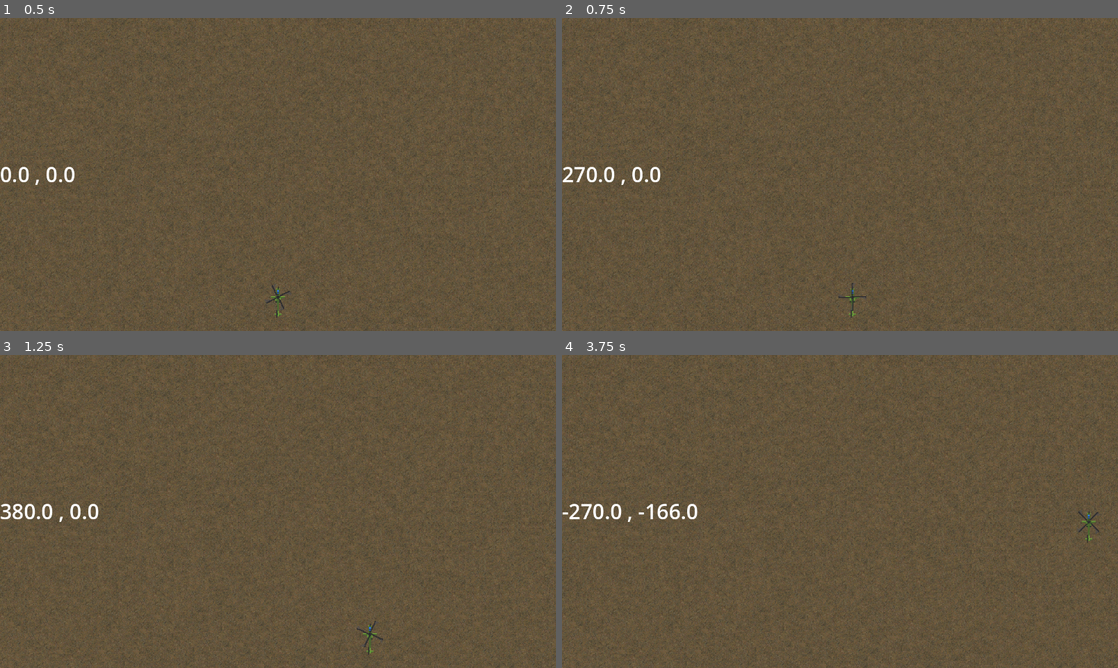
Above: before the commit, frames 1-4 (two rows, left to right).
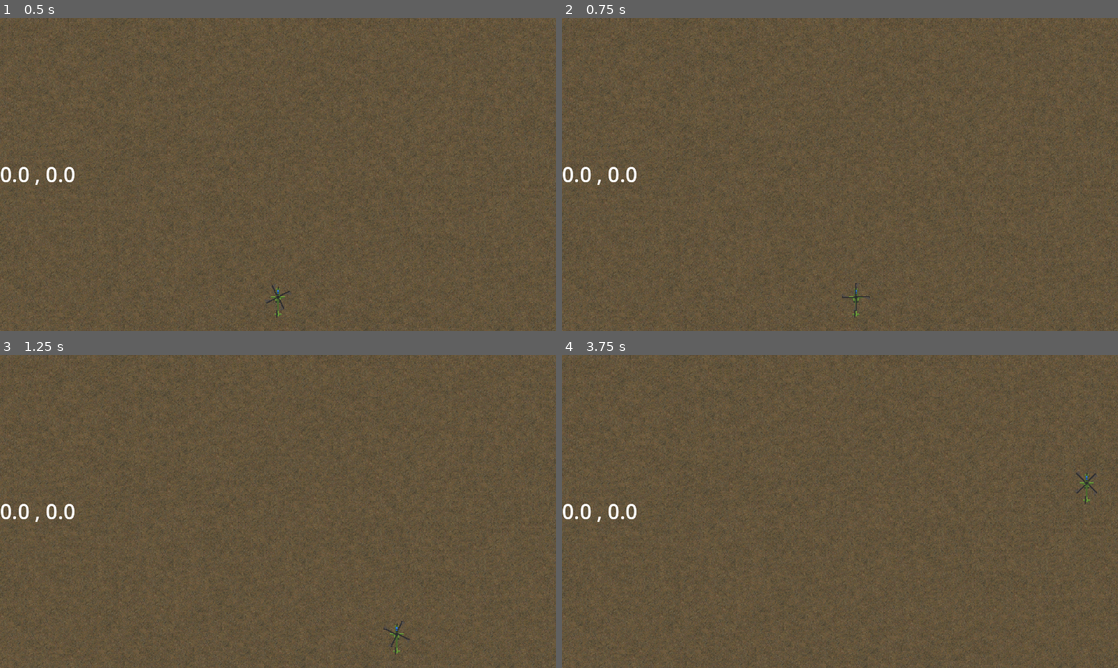
Above: after the commit, the same moments.

Repository: WetNoodleSoft/helirush
Game: Godot game, scene res://Scenes/world.tscn
Same seed, same stepped clock (60 frames per second), same inputs: the game is played once before the commit and once after it.
Inputs:
- Up to frame 1 (0.5 s): no input
- Up to frame 2 (0.75 s): hold D (Right) from 0.53 s (still down)
- Up to frame 3 (1.25 s): keep holding D (Right)
- Up to frame 4 (3.75 s): release D (Right) at 1.28 s; hold S (Back) 1.28-2.03 s; hold D (Right) 2.03-2.78 s; hold W (Forward) 2.78-3.53 s; hold A (Left) from 3.53 s (still down)

Frame 1 is identical in both runs. In frame 2, 0.5% of the frame differs, in the area x 0-56%, y 47-96%; in frame 3, 0.6%; in frame 4, 0.8%, in the area x 0-97%, y 37-60%.

Commit message:
v 0.0.3
Updated character motion control script, exp decay deceleration, etc.

Diff:
--- a/Scenes/chopper.gd
+++ /dev/null
@@ -1,41 +0,0 @@
-extends CharacterBody2D
-
-@export var acceleration: float = 35.0
-@export var top_speed: float = 400.0
-@export var friction: float = 5.0
-
-
-func _physics_process(delta: float) -> void:
-	_get_input()
-	_decelerate()
-	var collision_info = move_and_collide(velocity * delta, true)
-	if collision_info:
-		_collision_handler(collision_info)
-	move_and_collide(velocity * delta)
-
-
-func _get_input() -> void:
-	if Input.is_action_pressed("Left") && (velocity.x > -top_speed):
-		velocity.x -= acceleration
-	if Input.is_action_pressed("Right"):
-		if velocity.x < top_speed:
-			velocity.x += acceleration
-	if Input.is_action_pressed("Forward"):
-		if velocity.y > -top_speed:
-			velocity.y -= acceleration
-	if Input.is_action_pressed("Back"):
-		if velocity.y < top_speed:
-			velocity.y += acceleration
-	return
-
-
-func _decelerate() -> void:
-	velocity = lerp(velocity, Vector2(0.0, 0.0), 0.07)
-
-
-func _collision_handler(collision_info) -> void:
-	var collision_normal = Vector2(collision_info.get_normal())
-	var velocity_along_normal: float = velocity.dot(collision_normal)
-	if velocity_along_normal < 0:
-		velocity -= (collision_normal * velocity_along_normal)
-	return
--- a/Scenes/chopper.tscn
+++ b/Scenes/chopper.tscn
@@ -1,6 +1,6 @@
 [gd_scene load_steps=16 format=3 uid="uid://b48kn57hjcjwv"]
 
-[ext_resource type="Script" uid="uid://bnkx1ktuaaghu" path="res://Scenes/chopper.gd" id="1_lnx5k"]
+[ext_resource type="Script" uid="uid://bnkx1ktuaaghu" path="res://Scripts/motion_controller.gd" id="1_lnx5k"]
 [ext_resource type="Texture2D" uid="uid://bybnf30sn4avr" path="res://Assets/Sprites/chopper_body.png" id="2_41gt4"]
 [ext_resource type="Texture2D" uid="uid://bsqv2dh8m4ha0" path="res://Assets/Sprites/main_rotor_sprites.png" id="3_eo7ii"]
 [ext_resource type="Texture2D" uid="uid://drde11g1r6ahy" path="res://Assets/Sprites/tail_rotor_sprites.png" id="4_0d1k1"]
@@ -11,22 +11,23 @@
 
 [sub_resource type="CircleShape2D" id="CircleShape2D_fhhv0"]
 
-[sub_resource type="Animation" id="Animation_lnx5k"]
-resource_name = "flying"
-length = 0.133337
-loop_mode = 1
-tracks/0/type = "value"
-tracks/0/imported = false
-tracks/0/enabled = true
-tracks/0/path = NodePath("MainRotor:frame")
-tracks/0/interp = 1
-tracks/0/loop_wrap = true
-tracks/0/keys = {
-"times": PackedFloat32Array(0, 0.0333333, 0.0666667, 0.1),
-"transitions": PackedFloat32Array(1, 1, 1, 1),
-"update": 1,
-"values": [1, 2, 3, 0]
-}
+[sub_resource type="AnimationNodeAdd2" id="AnimationNodeAdd2_eo7ii"]
+
+[sub_resource type="AnimationNodeAnimation" id="AnimationNodeAnimation_0d1k1"]
+animation = &"missiles_ready"
+
+[sub_resource type="AnimationNodeAnimation" id="AnimationNodeAnimation_vq2g5"]
+animation = &"flying"
+
+[sub_resource type="AnimationNodeBlendTree" id="AnimationNodeBlendTree_mrwl7"]
+nodes/Add2/node = SubResource("AnimationNodeAdd2_eo7ii")
+nodes/Add2/position = Vector2(571.02, 261.293)
+nodes/Animation/node = SubResource("AnimationNodeAnimation_vq2g5")
+nodes/Animation/position = Vector2(120, 200)
+"nodes/Animation 2/node" = SubResource("AnimationNodeAnimation_0d1k1")
+"nodes/Animation 2/position" = Vector2(185.174, 413.293)
+nodes/output/position = Vector2(740, 180)
+node_connections = [&"Add2", 0, &"Animation", &"Add2", 1, &"Animation 2", &"output", 0, &"Add2"]
 
 [sub_resource type="Animation" id="Animation_ndiff"]
 length = 0.001
@@ -53,6 +54,23 @@
 "transitions": PackedFloat32Array(1),
 "update": 1,
 "values": [3]
+}
+
+[sub_resource type="Animation" id="Animation_lnx5k"]
+resource_name = "flying"
+length = 0.133337
+loop_mode = 1
+tracks/0/type = "value"
+tracks/0/imported = false
+tracks/0/enabled = true
+tracks/0/path = NodePath("MainRotor:frame")
+tracks/0/interp = 1
+tracks/0/loop_wrap = true
+tracks/0/keys = {
+"times": PackedFloat32Array(0, 0.0333333, 0.0666667, 0.1),
+"transitions": PackedFloat32Array(1, 1, 1, 1),
+"update": 1,
+"values": [1, 2, 3, 0]
 }
 
 [sub_resource type="Animation" id="Animation_eo7ii"]
@@ -115,32 +133,35 @@
 &"missiles_ready": SubResource("Animation_eo7ii")
 }
 
-[sub_resource type="AnimationNodeAdd2" id="AnimationNodeAdd2_eo7ii"]
-
-[sub_resource type="AnimationNodeAnimation" id="AnimationNodeAnimation_0d1k1"]
-animation = &"missiles_ready"
-
-[sub_resource type="AnimationNodeAnimation" id="AnimationNodeAnimation_vq2g5"]
-animation = &"flying"
-
-[sub_resource type="AnimationNodeBlendTree" id="AnimationNodeBlendTree_mrwl7"]
-graph_offset = Vector2(-354.976, 12.0848)
-nodes/Add2/node = SubResource("AnimationNodeAdd2_eo7ii")
-nodes/Add2/position = Vector2(571.02, 261.293)
-nodes/Animation/node = SubResource("AnimationNodeAnimation_vq2g5")
-nodes/Animation/position = Vector2(120, 200)
-"nodes/Animation 2/node" = SubResource("AnimationNodeAnimation_0d1k1")
-"nodes/Animation 2/position" = Vector2(185.174, 413.293)
-nodes/output/position = Vector2(740, 180)
-node_connections = [&"Add2", 0, &"Animation", &"Add2", 1, &"Animation 2", &"output", 0, &"Add2"]
-
 [node name="Chopper" type="CharacterBody2D"]
 motion_mode = 1
 slide_on_ceiling = false
 wall_min_slide_angle = 0.0
 platform_on_leave = 2
 platform_floor_layers = 4294967040
+
+[node name="MotionController" type="Node" parent="."]
 script = ExtResource("1_lnx5k")
+
+[node name="CollisionRotor" type="CollisionShape2D" parent="."]
+z_index = -5
+position = Vector2(0, -8)
+shape = SubResource("CircleShape2D_k2ufw")
+
+[node name="CollisionBody" type="CollisionShape2D" parent="."]
+z_index = -5
+position = Vector2(0, 32)
+shape = SubResource("CircleShape2D_fhhv0")
+
+[node name="AnimationTree" type="AnimationTree" parent="."]
+tree_root = SubResource("AnimationNodeBlendTree_mrwl7")
+anim_player = NodePath("../AnimationPlayer")
+parameters/Add2/add_amount = 0
+
+[node name="AnimationPlayer" type="AnimationPlayer" parent="."]
+libraries = {
+&"": SubResource("AnimationLibrary_eo7ii")
+}
 
 [node name="ChopperBody" type="Sprite2D" parent="."]
 texture = ExtResource("2_41gt4")
@@ -160,23 +181,3 @@
 texture = ExtResource("5_yi6qf")
 hframes = 4
 frame = 3
-
-[node name="CollisionRotor" type="CollisionShape2D" parent="."]
-z_index = -5
-position = Vector2(0, -8)
-shape = SubResource("CircleShape2D_k2ufw")
-
-[node name="CollisionBody" type="CollisionShape2D" parent="."]
-z_index = -5
-position = Vector2(0, 32)
-shape = SubResource("CircleShape2D_fhhv0")
-
-[node name="AnimationPlayer" type="AnimationPlayer" parent="."]
-libraries = {
-&"": SubResource("AnimationLibrary_eo7ii")
-}
-
-[node name="AnimationTree" type="AnimationTree" parent="."]
-tree_root = SubResource("AnimationNodeBlendTree_mrwl7")
-anim_player = NodePath("../AnimationPlayer")
-parameters/Add2/add_amount = 0
--- /dev/null
+++ b/Scripts/motion_controller.gd
@@ -0,0 +1,33 @@
+extends Node
+
+@export var acceleration: float = 42.0
+@export var air_resistance: float = 4.5
+@onready var character: CharacterBody2D = $".."
+
+@onready var velocity = Vector2(character.velocity)
+
+func _physics_process(delta: float) -> void:
+	_get_input()
+	_decelerate(delta)
+	var collision_info: KinematicCollision2D = character.move_and_collide(velocity * delta, true)
+	if collision_info:
+		_collision_handler(collision_info)
+	character.move_and_collide(velocity * delta)
+
+
+func _get_input() -> void:
+	var input_vector = Vector2(Input.get_vector("Left", "Right", "Forward", "Back"))
+	velocity += (input_vector * acceleration * (1 + sqrt(velocity.length())/(1 + velocity.length())))
+	return
+
+
+func _decelerate(delta) -> void:
+	velocity *= exp(-air_resistance * delta)
+
+
+func _collision_handler(collision_info) -> void:
+	var collision_normal = Vector2(collision_info.get_normal())
+	var velocity_along_normal: float = velocity.dot(collision_normal)
+	if velocity_along_normal < 0:
+		velocity -= (collision_normal * velocity_along_normal)
+	return
Renamed: Scenes/chopper.gd.uid -> Scripts/motion_controller.gd.uid
